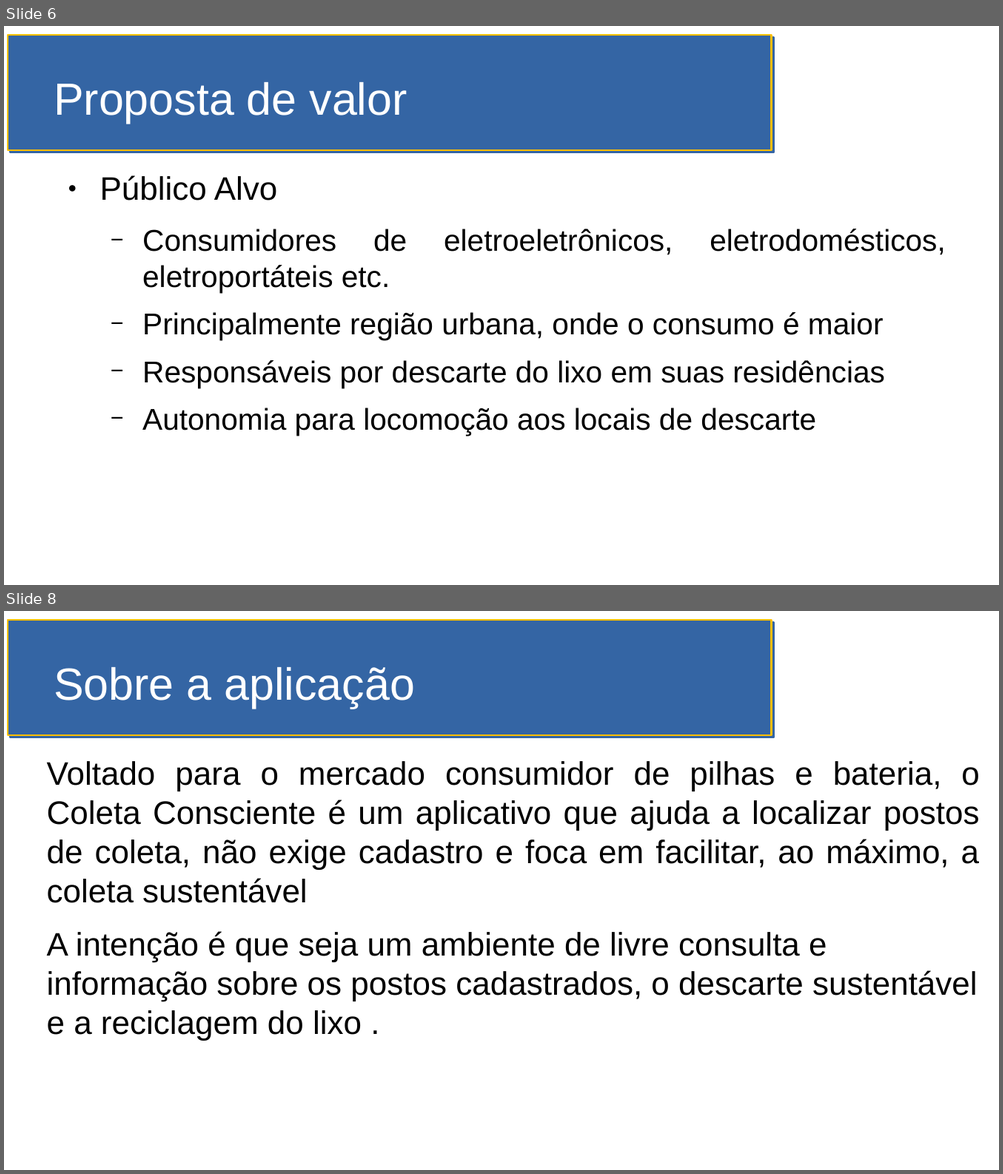
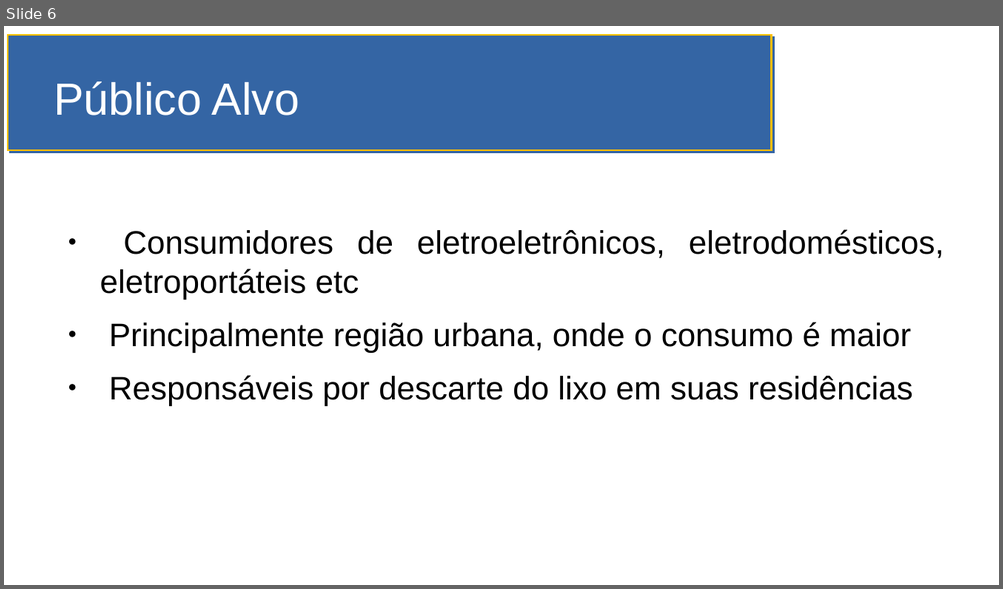
Before and after one commit to MBA-Impacta/mvp-coleta-consciente-descricao, a slide deck: SlidesMVP.odp. Shown one above the other, each under a label of ours: slides 6 and 8 before the commit, slide 6 after it; the slides between them are not shown. The pictures are 1003x1174 and 1003x589 pixels, drawn with LibreOffice and Linux fonts; fonts in the diff are those of the drawing. Boxes give left, top, right and bottom in pixels: in the first picture for what was removed or moved away, otherwise in the second. Text is boxed around its words. In the diff, an @@ line names an element or a change of style, - is before the commit and + after.

```diff
--- a/SlidesMVP.odp
+++ b/SlidesMVP.odp
@@ slide 8 removed at box(4, 611, 999, 1170), background #FFFFFF; not listed: 1 template element that a slide beside it also shows @@
@@ title removed at box(54, 667, 414, 708) @@
-Sobre a aplicação
@@ text removed at box(47, 761, 979, 1040) @@
-Voltado para o mercado consumidor de pilhas e bateria, o Coleta Consciente é um aplicativo que ajuda a localizar postos de coleta, não exige cadastro e foca em facilitar, ao máximo, a coleta sustentável
-A intenção é que seja um ambiente de livre consulta e informação sobre os postos cadastrados, o descarte sustentável e a reciclagem do lixo .
@@ slide 6 changed as well @@
@@ rectangle removed at box(8, 35, 771, 150) @@
@@ freeform shape added at box(8, 35, 771, 150), fill #3465A4, outline #FFBF00 1.42 pt @@
@@ title at box(54, 82, 299, 116): text changed @@
-Proposta de valor
+Público Alvo
@@ text at box(100, 230, 944, 299): text changed; size 24 to 26 pt @@
-● Público Alvo
-  − Consumidores de eletroeletrônicos, eletrodomésticos, eletroportáteis etc.
+● Consumidores de eletroeletrônicos, eletrodomésticos, eletroportáteis etc
@@ text at box(109, 322, 913, 406): size 24 to 26 pt in "Principalmente região urbana, onde o consumo é ...", "Responsáveis por descarte do lixo em suas ..."; bullet − to ●; list level 2 to 1 in "Principalmente região urbana, onde o ..."; list level 2 to 1 in "Responsáveis por descarte do lixo ..." @@
@@ text at box(142, 408, 816, 436): paragraph removed @@
-  − Autonomia para locomoção aos locais de descarte
```
Also in this commit, not shown: 8 other slides changed, 3 slides added, 6 other slides removed.
